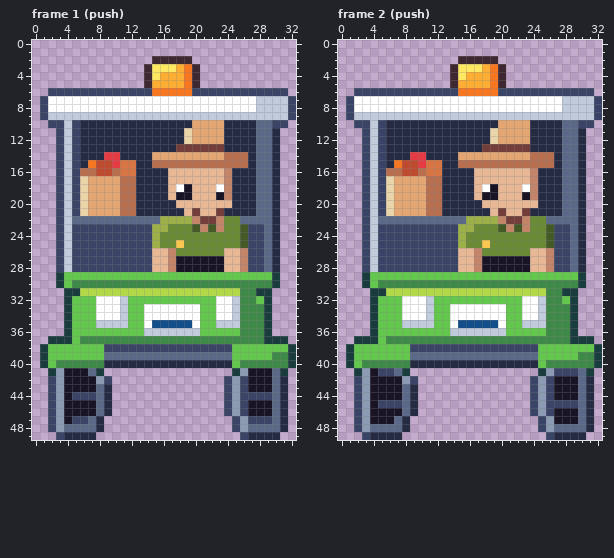
Pixel-art file, stored at art/hood-people/ranger-cart@69.aseprite. Above: the version before the commit.
33x50 pixels, 12 frames. Shown: frame 1 (push), frame 2 (push). The commit also changed other frames, which this record leaves out.
Now the later version:
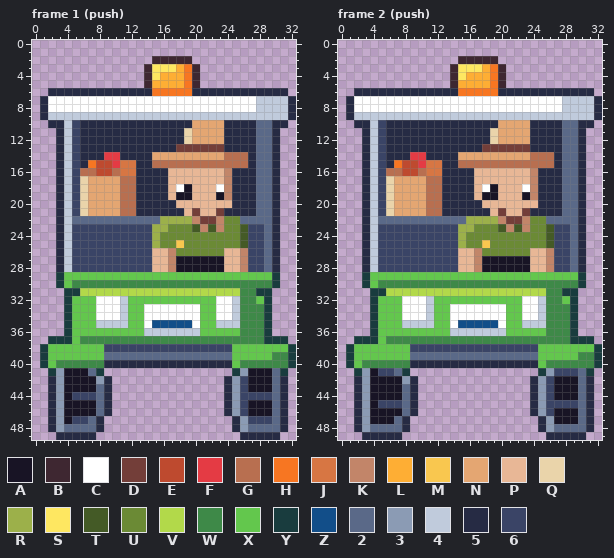
Palette (. is transparent): A #181425  B #3e2731  C #ffffff  D #733e39  E #be4a2f  F #e43b44  G #b86f50  H #f77622  J #d77643  K #c28569  L #feae34  M #f9c74f  N #e4a672  P #e8b796  Q #ead4aa  R #9cb04a  S #fee761  T #445a26  U #6b8a35  V #b2d94a  W #3e8948  X #63c74d  Y #193c3e  Z #124e89  2 #5a6988  3 #8b9bb4  4 #c0cbdc  5 #262b44  6 #3a4466
Edits made:
Changed rows in their new state; - is an unchanged pixel.
Frame 1 (push):
first column x 1:
 6 -5555555555555-----555555555555-
 7 5------------------------------5
 8 5------------------------------5
 9 5------------------------------5
10 -55--------------------------55-
11 --5-----------------------------
12 --5-----------------------------
13 --5-----------------------------
14 --5-----------------------------
15 --5-----------------------------
16 --5-----------------------------
17 --5-----------------------------
18 --5-----------------------------
19 --5-----------------------------
20 --5-----------------------------
21 --5-----------------------------
22 --5-----------------------------
23 --5-----------------------------
24 --5-----------------------------
25 --5-----------------------------
26 --5-----------------------------
27 --5-----------------------------
28 --5-----------------------------
first column x 2:
42 5------5--------------5--
43 5---------------------5--
44 5---------------------5--
45 5---------------------5--
46 5---------------------5--
47 5----------------------5-
48 5----------------------5-
49 -5----------------------5
Frame 2 (push): the same change as frame 1 (push)
